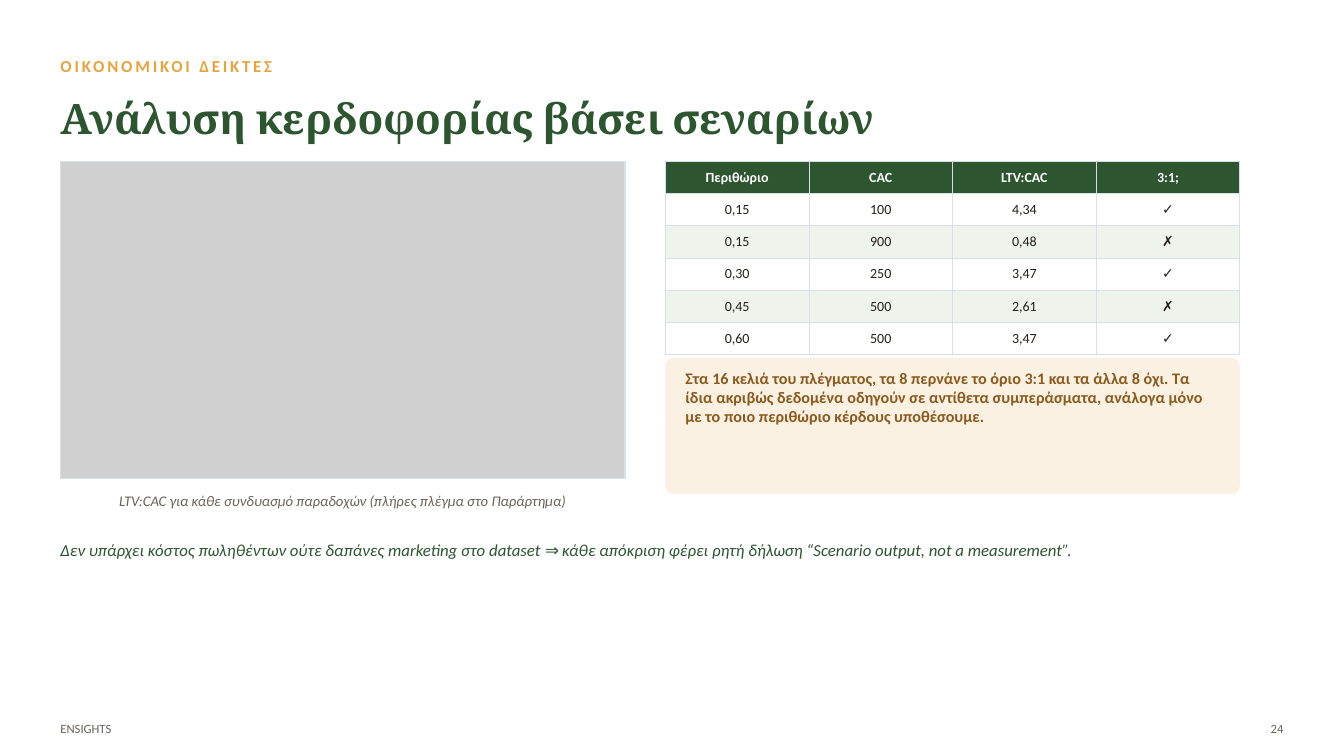
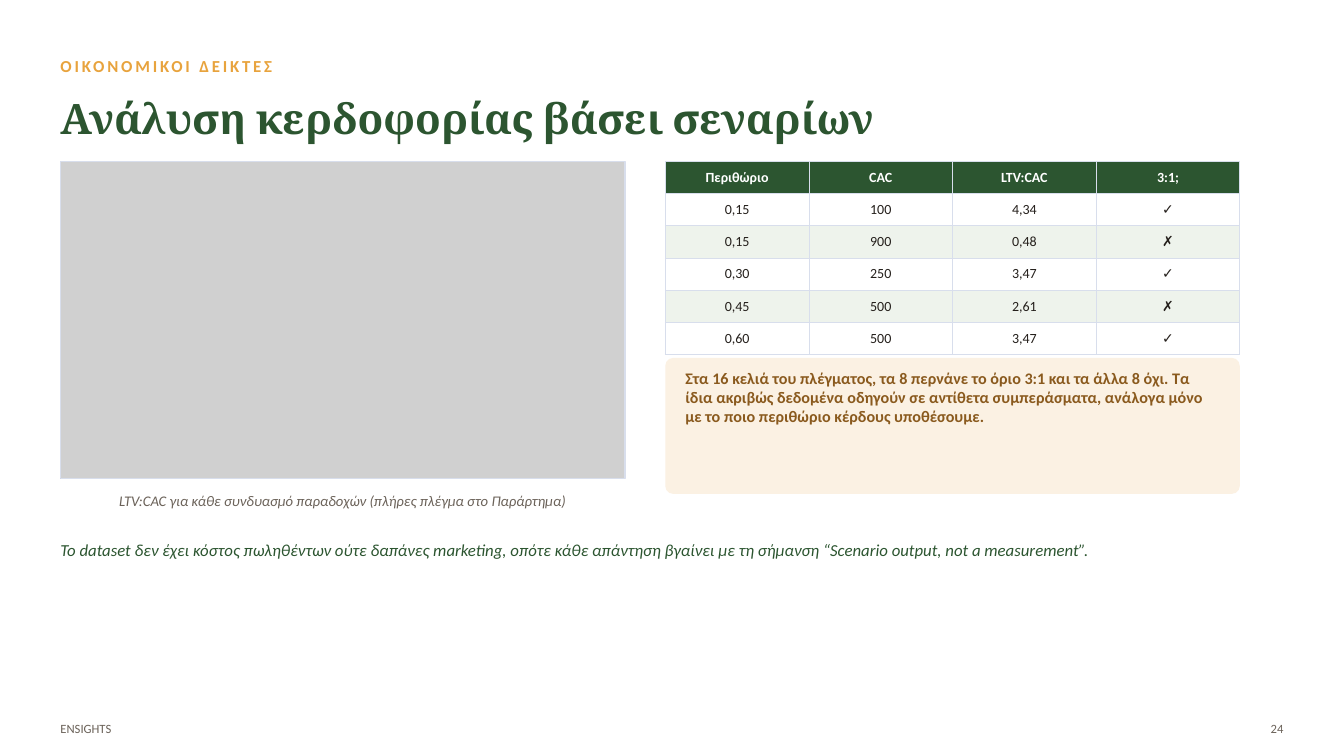
Before and after one commit to xrhstosmour/ensights, a slide deck: slide 25 of ensights-thesis-defense.pptx. Drawn at 1344x756 pixels with LibreOffice and Linux fonts; fonts in the diff are those of the drawing; grey boxes stand for pictures. Boxes give left, top, right and bottom in pixels: in the first picture for what was removed or moved away, otherwise in the second. Text is boxed around its words. In the diff, an @@ line names an element or a change of style, - is before the commit and + after.

```diff
--- a/ensights-thesis-defense.pptx
+++ b/ensights-thesis-defense.pptx
@@ text at [60,544,1088,559]: text changed @@
-Δεν υπάρχει κόστος πωληθέντων ούτε δαπάνες marketing στο dataset ⇒ κάθε απόκριση φέρει ρητή δήλωση “Scenario output, not a measurement”.
+Το dataset δεν έχει κόστος πωληθέντων ούτε δαπάνες marketing, οπότε κάθε απάντηση βγαίνει με τη σήμανση “Scenario output, not a measurement”.
```
Also in this commit, not shown: 3 other slides changed.
